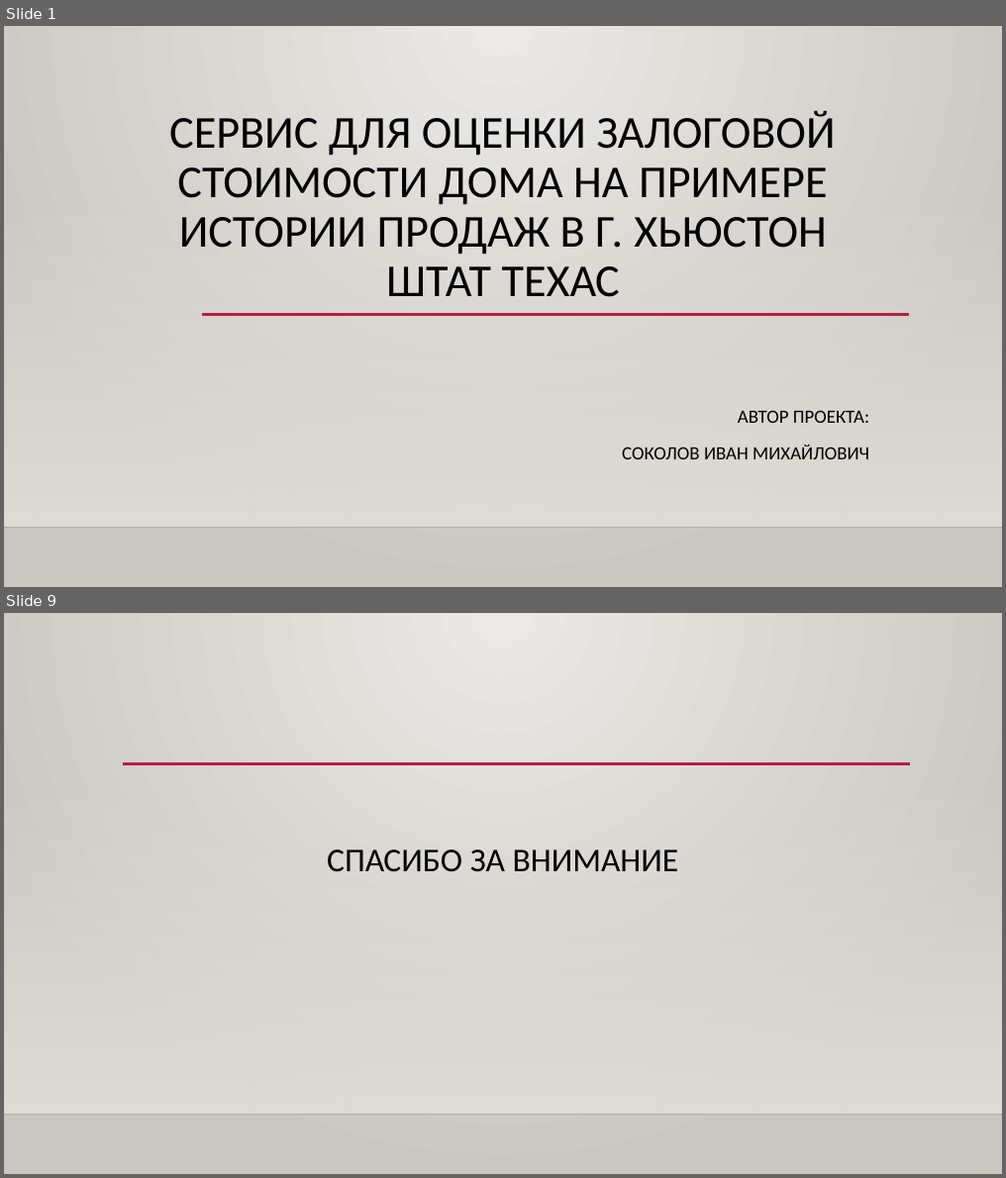
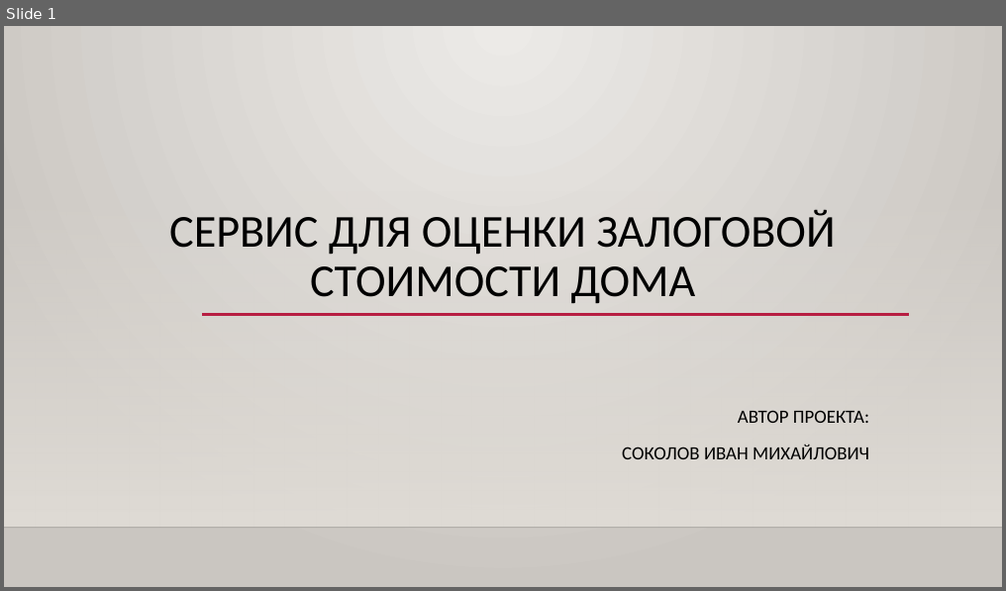
Before and after one commit to Sokolov-IM/sim-repo, a slide deck: Дипломный проект/Sokolov_presentation.pptx. Shown one above the other, each under a label of ours: slides 1 and 9 before the commit, slide 1 after it; the slides between them are not shown. The pictures are 1006x1178 and 1006x591 pixels, drawn with LibreOffice and Linux fonts; fonts in the diff are those of the drawing; background and template pictures are left out. Boxes give left, top, right and bottom in pixels: in the first picture for what was removed or moved away, otherwise in the second. Text is boxed around its words. In the diff, an @@ line names an element or a change of style, - is before the commit and + after.

```diff
--- a/Дипломный проект/Sokolov_presentation.pptx
+++ b/Дипломный проект/Sokolov_presentation.pptx
@@ slide 9 removed at bbox=[4, 613, 1002, 1174], background gradient #ECEAE7 to #CAC7C1; not listed: 2 template elements that a slide beside it also shows @@
@@ line removed from (123, 764) to (910, 764) @@
@@ title removed at bbox=[327, 850, 679, 872] @@
-СПАСИБО ЗА ВНИМАНИЕ
@@ slide 1 changed as well @@
@@ title at bbox=[169, 209, 835, 304]: text changed @@
-СЕРВИС ДЛЯ ОЦЕНКИ ЗАЛОГОВОЙ СТОИМОСТИ ДОМА НА ПРИМЕРЕ ИСТОРИИ ПРОДАЖ В Г. ХЬЮСТОН ШТАТ ТЕХАС
+СЕРВИС ДЛЯ ОЦЕНКИ ЗАЛОГОВОЙ СТОИМОСТИ ДОМА
```
Also in this commit, not shown: 7 slides added, 7 other slides removed.
